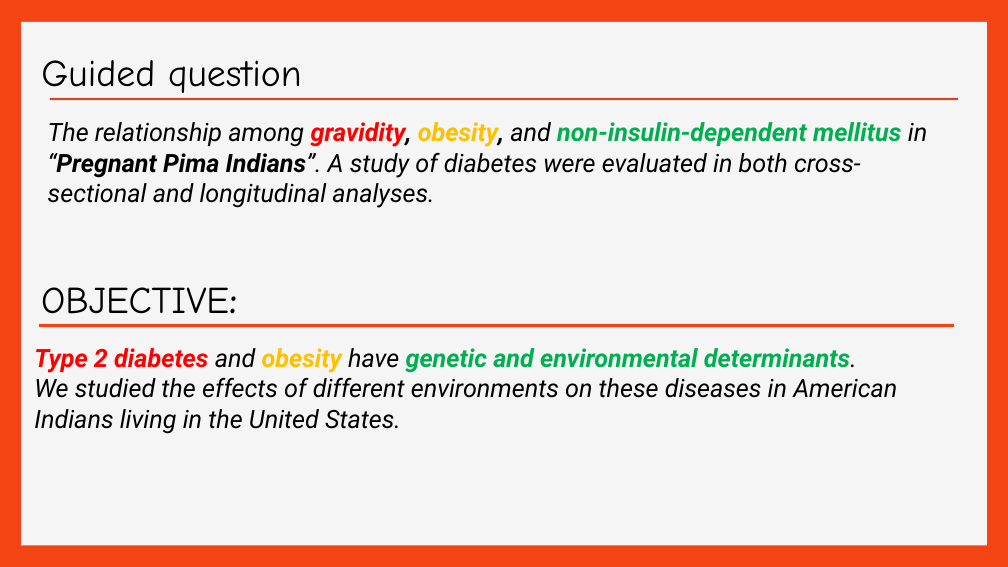
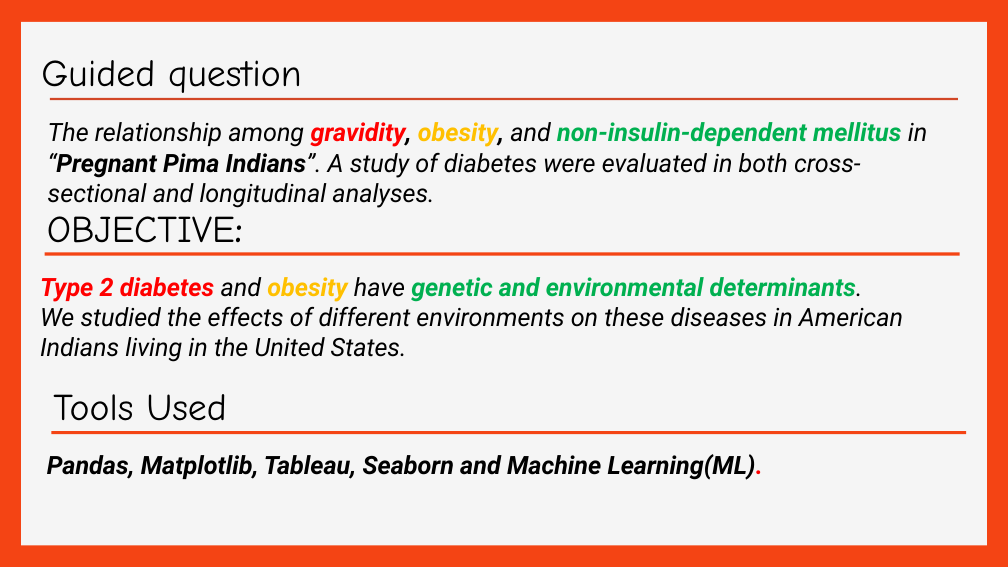
Before and after one commit to efreier12/Final-Project, a slide deck: slide 2 of Pima Indian Diabetes (Final Project).ppt. Drawn at 1008x567 pixels with LibreOffice and Linux fonts; fonts in the diff are those of the drawing. Boxes give left, top, right and bottom in pixels: in the first picture for what was removed or moved away, otherwise in the second. Text is boxed around its words. In the diff, an @@ line names an element or a change of style, - is before the commit and + after.

Commit message:
Commit to Master

```diff
--- a/Pima Indian Diabetes (Final Project).ppt
+++ b/Pima Indian Diabetes (Final Project).ppt
@@ 2 texts, 1 line moved together from (x1=34, y1=287, x2=954, y2=434) to (x1=40, y1=216, x2=959, y2=362) @@
@@ text added at (x1=53, y1=394, x2=227, y2=433), 36 pt, text #000000 @@
+Tools Used
@@ line added from (51, 432) to (966, 432), #F44414 3 pt @@
@@ text added at (x1=47, y1=454, x2=764, y2=480), 24 pt, text #000000, bold, italic @@
+Pandas, Matplotlib, Tableau, Seaborn and Machine Learning(ML).
```
